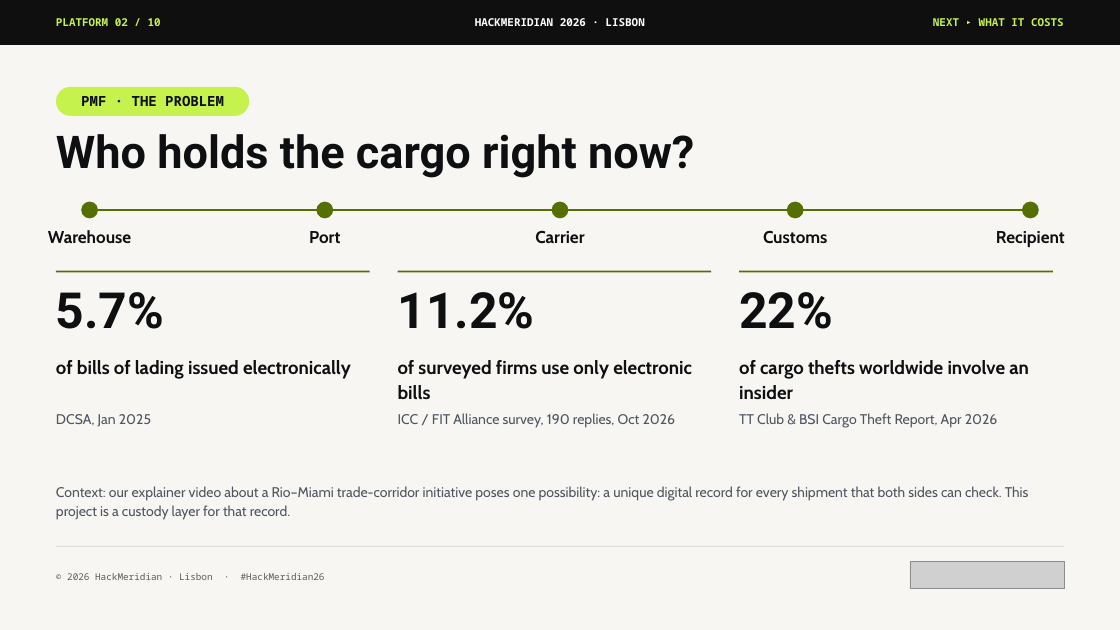
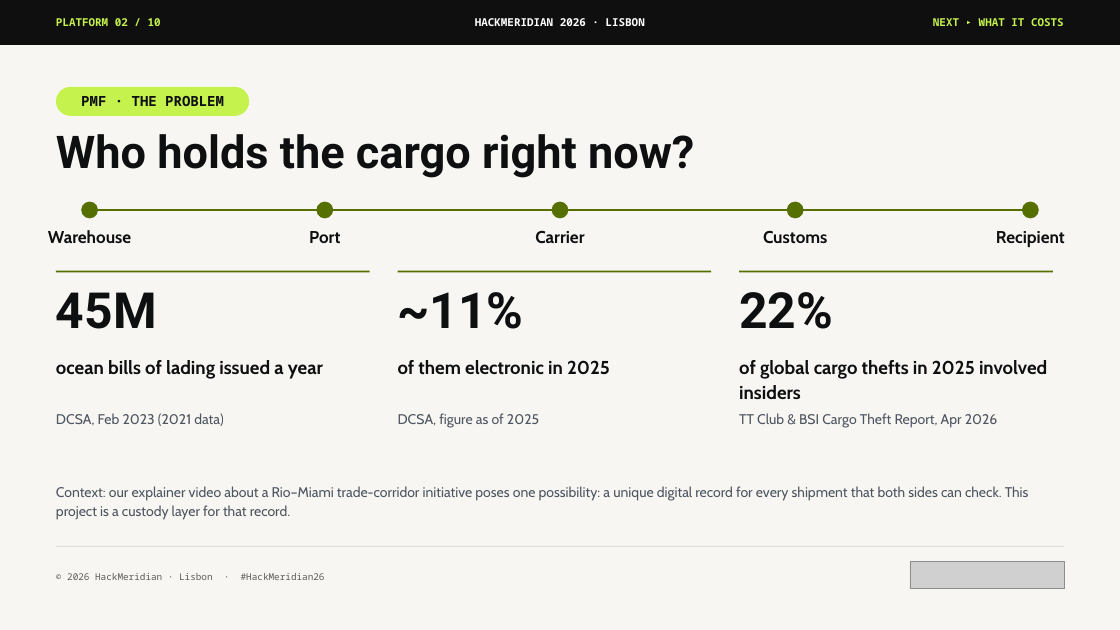
Before and after one commit to pwsaragossy/hackmeridian-cos, a slide deck: slide 2 of projects/hackmeridian-rail/deck/radox-custody-rail.pptx. Drawn at 1120x630 pixels with LibreOffice and Linux fonts; fonts in the diff are those of the drawing; grey boxes stand for pictures. Boxes give left, top, right and bottom in pixels: in the first picture for what was removed or moved away, otherwise in the second. Text is boxed around its words. In the diff, an @@ line names an element or a change of style, - is before the commit and + after.

```diff
--- a/projects/hackmeridian-rail/deck/radox-custody-rail.pptx
+++ b/projects/hackmeridian-rail/deck/radox-custody-rail.pptx
@@ text at (56, 292, 157, 329): text changed @@
-5.7%
+45M
@@ text at (398, 292, 524, 329): text changed @@
-11.2%
+~11%
@@ text at (56, 360, 323, 379): text changed @@
-of bills of lading issued electronically
+ocean bills of lading issued a year
@@ text at (398, 360, 610, 375): text changed @@
-of surveyed firms use only electronic bills
+of them electronic in 2025
@@ text at (739, 360, 1047, 399): text changed @@
-of cargo thefts worldwide involve an insider
+of global cargo thefts in 2025 involved insiders
@@ text at (56, 413, 223, 426): text changed @@
-DCSA, Jan 2025
+DCSA, Feb 2023 (2021 data)
@@ text at (398, 413, 539, 428): text changed @@
-ICC / FIT Alliance survey, 190 replies, Oct 2026
+DCSA, figure as of 2025
```
Also in this commit, not shown: 1 other slide changed, 5 other files.
